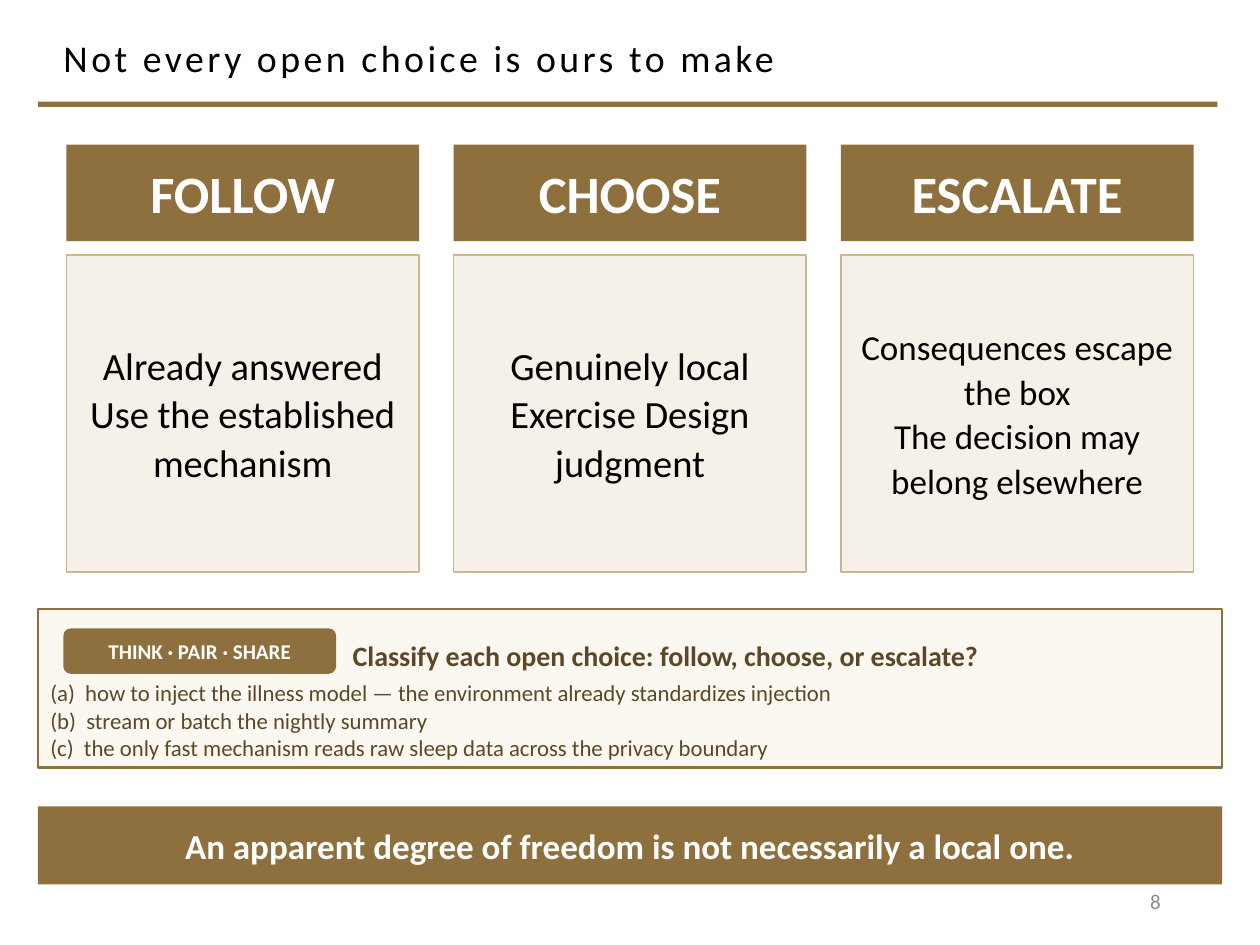
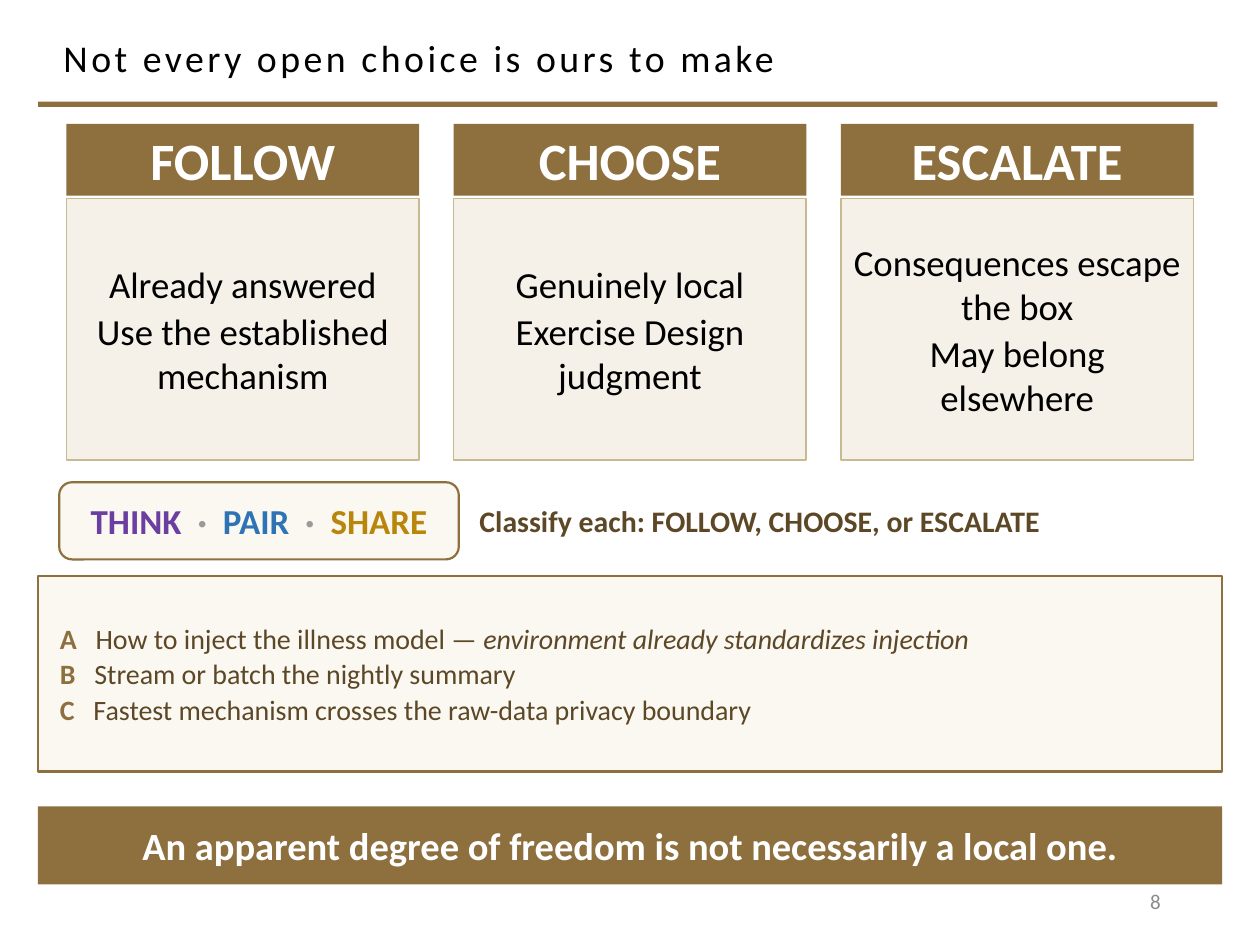
Before and after one commit to davisjam/model-based-agentic-software-engineering, a slide deck: slide 8 of course/lectures/act-1-foundations/07-design/1-7-Design.pptx. Drawn at 1260x945 pixels with LibreOffice and Linux fonts; fonts in the diff are those of the drawing; background and template pictures are left out. Boxes give left, top, right and bottom in pixels: in the first picture for what was removed or moved away, otherwise in the second. Text is boxed around its words. In the diff, an @@ line names an element or a change of style, - is before the commit and + after.

Commit message:
course(design): targeted typography + TPS/MAGE-motif polish of the Software Design deck

```diff
--- a/course/lectures/act-1-foundations/07-design/1-7-Design.pptx
+++ b/course/lectures/act-1-foundations/07-design/1-7-Design.pptx
@@ rectangle "FOLLOW" resized from (x1=67, y1=145, x2=420, y2=242) to (x1=67, y1=123, x2=420, y2=195) @@
@@ rectangle "CHOOSE" resized from (x1=454, y1=145, x2=806, y2=242) to (x1=454, y1=123, x2=806, y2=195) @@
@@ rectangle "ESCALATE" resized from (x1=840, y1=145, x2=1193, y2=242) to (x1=840, y1=123, x2=1193, y2=195) @@
@@ rectangle "Already answered" resized from (x1=67, y1=255, x2=420, y2=572) to (x1=67, y1=198, x2=420, y2=460) @@
@@ rectangle "Genuinely local" resized from (x1=454, y1=255, x2=806, y2=572) to (x1=454, y1=198, x2=806, y2=460) @@
@@ rectangle "Consequences escape the box" resized from (x1=840, y1=255, x2=1193, y2=572) to (x1=840, y1=198, x2=1193, y2=460) @@
@@ text in rectangle at (x1=854, y1=252, x2=1180, y2=412): text changed; size 20 to 21 pt @@
-Consequences escape
-the box
-The decision may
-belong elsewhere
+Consequences escape the box
+May belong elsewhere
@@ text in rectangle at (x1=109, y1=272, x2=376, y2=304): size 22 to 21 pt in "Already answered" @@
@@ text in rectangle at (x1=516, y1=272, x2=744, y2=304): size 22 to 21 pt in "Genuinely local" @@
@@ text in rectangle at (x1=97, y1=319, x2=389, y2=390): text changed; size 22 to 21 pt @@
-Use the established
-mechanism
+Use the established mechanism
@@ text in rectangle at (x1=516, y1=319, x2=744, y2=396): text changed; size 22 to 21 pt @@
-Exercise Design
-judgment
+Exercise Design judgment
@@ rounded rectangle "THINK · PAIR · SHARE" resized from (x1=63, y1=629, x2=336, y2=674) to (x1=59, y1=483, x2=459, y2=559) @@
@@ rounded rectangle "THINK · PAIR · SHARE" at (x1=59, y1=483, x2=459, y2=559): size 12 to 20 pt; text colour #FFFFFF to #6B3FA0 in "THINK"; text colour #FFFFFF to #9A9A9A in "· ·"; text colour #FFFFFF to #2E74B5 in "PAIR"; text colour #FFFFFF to #B8860B in "SHARE"; fill #8E6F3E to #FBF8F2; outline none to #8E6F3E 1.25 pt @@
@@ text at (x1=479, y1=511, x2=1040, y2=537): text changed; size 16 to 17 pt @@
-Classify each open choice: follow, choose, or escalate?
+Classify each: FOLLOW, CHOOSE, or ESCALATE
@@ rectangle "A How to inject the ..." resized from (x1=38, y1=609, x2=1222, y2=767) to (x1=38, y1=576, x2=1222, y2=771) @@
@@ rectangle "A How to inject the ..." at (x1=38, y1=576, x2=1222, y2=771): vertical alignment bottom to middle @@
@@ text in rectangle at (x1=60, y1=629, x2=969, y2=725): text changed; size 13 to 16 pt @@
-(a) how to inject the illness model — the environment already standardizes injection
-(b) stream or batch the nightly summary
-(c) the only fast mechanism reads raw sleep data across the privacy boundary
+A How to inject the illness model — environment already standardizes injection
+B Stream or batch the nightly summary
+C Fastest mechanism crosses the raw-data privacy boundary
@@ rectangle "An apparent degree of freedom ..." at (x1=38, y1=806, x2=1222, y2=885): size 20 to 22 pt @@
```
Also in this commit, not shown: 10 other slides changed, 1 other file.
